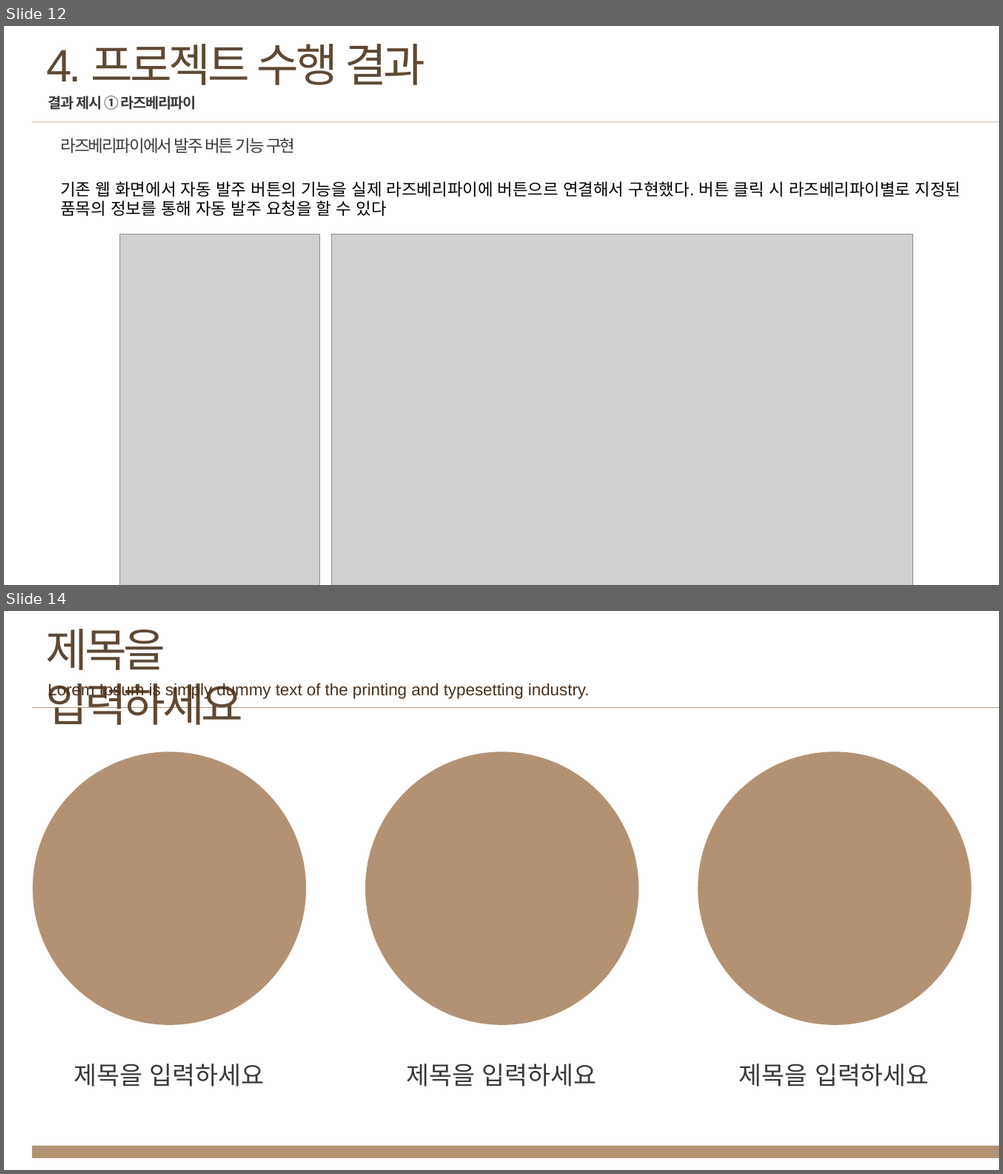
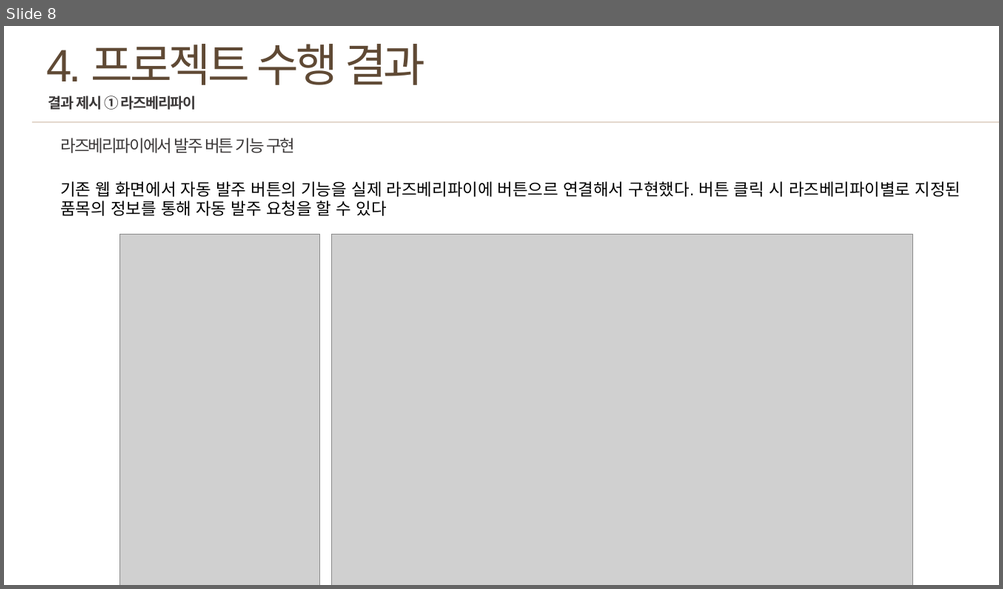
Before and after one commit to Haecms/TEST, a slide deck: 보고서.pptx. Shown one above the other, each under a label of ours: slides 12 and 14 before the commit, slide 8 after it; the slides between them are not shown. The pictures are 1003x1174 and 1003x589 pixels, drawn with LibreOffice and Linux fonts; fonts in the diff are those of the drawing; grey boxes stand for pictures. Boxes give left, top, right and bottom in pixels: in the first picture for what was removed or moved away, otherwise in the second. Text is boxed around its words. In the diff, an @@ line names an element or a change of style, - is before the commit and + after.

```diff
--- a/보고서.pptx
+++ b/보고서.pptx
@@ slide 14 removed at <box>4,611,999,1170</box>, background #FFFFFF @@
@@ text removed at <box>46,629,244,725</box> @@
-제목을 입력하세요
@@ text removed at <box>48,682,589,699</box> @@
-Lorem Ipsum is simply dummy text of the printing and typesetting industry.
@@ line removed from (32, 707) to (999, 707) @@
@@ ellipse removed at <box>32,752,305,1025</box> @@
@@ ellipse removed at <box>365,752,638,1025</box> @@
@@ ellipse removed at <box>698,752,971,1025</box> @@
@@ text removed at <box>74,1064,264,1087</box> @@
-제목을 입력하세요
@@ text removed at <box>407,1064,597,1087</box> @@
-제목을 입력하세요
@@ text removed at <box>739,1064,929,1087</box> @@
-제목을 입력하세요
@@ rectangle removed at <box>32,1146,999,1159</box> @@
@@ what was slide 12 is now slide 8 @@
```
Also in this commit, not shown: 3 slides changed, 1 slide added, 20 other slides removed, 7 other files.
